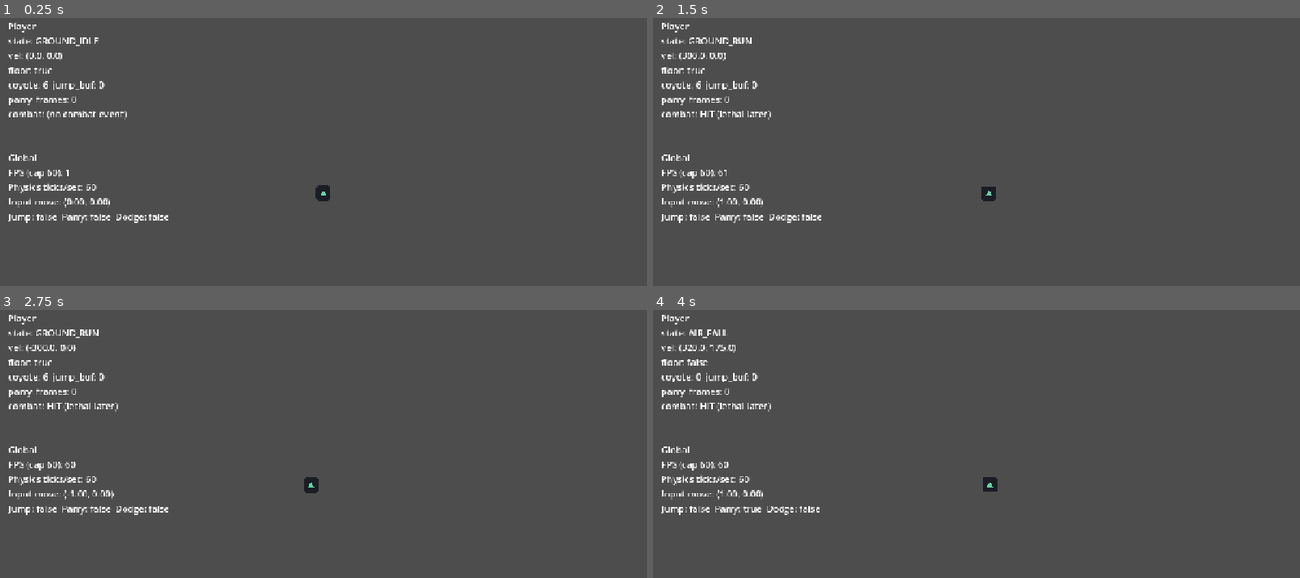
Above: before the commit, frames 1-4 (two rows, left to right).
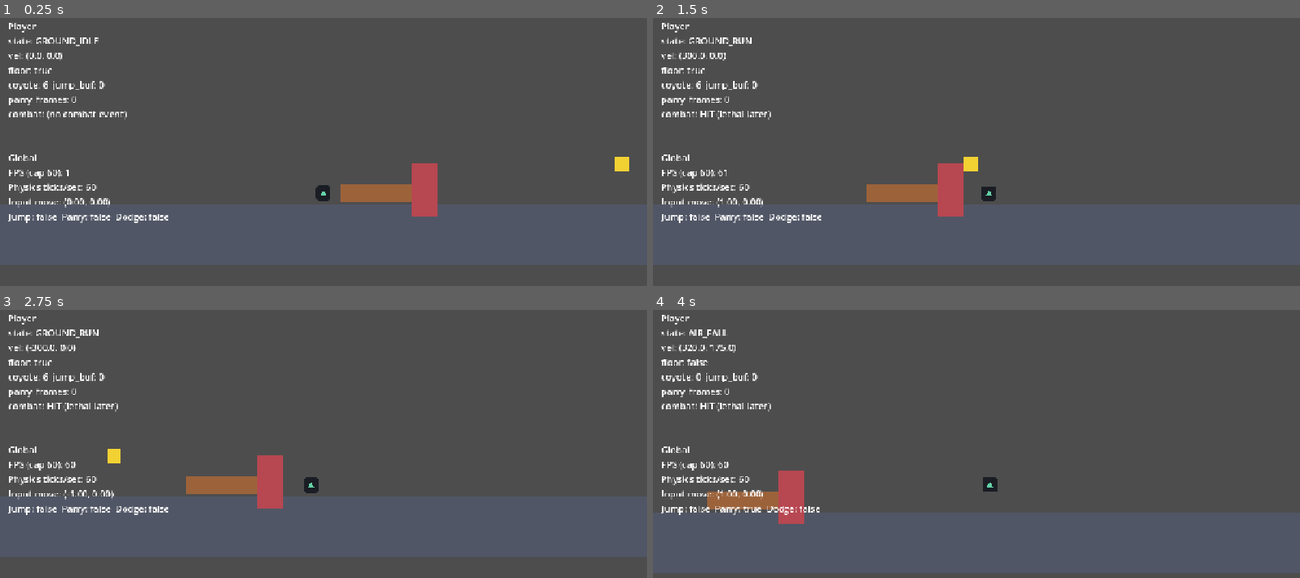
Above: after the commit, the same moments.

Repository: omarelsahy/FTWSA
Game: Godot game, scene res://scenes/main.tscn
Same seed, same stepped clock (60 frames per second), same inputs: the game is played once before the commit and once after it.
Inputs (mouse positions are in pixels of both pictures, inside the frame that each line leads up to):
- Up to frame 1 (0.25 s): no input
- Up to frame 2 (1.5 s): move the mouse to (1118, 176) at 0.52 s; hold Shift (dodge) 0.53-1.28 s; hold D (move_right) from 0.53 s (still down); click (1118, 176) at 0.67 s; tap Space (jump) at 0.77 s; move the mouse to (847, 210) at 1.27 s; tap E (parry) at 1.35 s
- Up to frame 3 (2.75 s): tap Space (jump) at 1.52 s; move the mouse to (388, 406) at 2.02 s; release D (move_right) at 2.03 s; hold A (move_left) from 2.03 s (still down); tap Z at 2.1 s
- Up to frame 4 (4 s): move the mouse to (944, 556) at 2.77 s; release A (move_left) at 2.78 s; hold D (move_right) from 2.78 s (still down); tap Shift (dodge) at 2.85 s; click (944, 556) at 2.92 s; tap Space (jump) at 3.02, 3.77 s; move the mouse to (1170, 540) at 3.52 s; hold E (parry) from 3.53 s (still down)

The runs differ from the first frame. In frame 1, 24% of the frame differs, in the area x 0-100%, y 51-93%; in frame 2, 24%; in frame 3, 24%; in frame 4, 24%, in the area x 0-100%, y 59-99%.

Commit message:
Greybox visuals: Polygon2D for floor, melee dummy, swing, and projectile
Made-with: Cursor

Diff:
--- a/scenes/enemies/melee_test.tscn
+++ b/scenes/enemies/melee_test.tscn
@@ -6,6 +6,12 @@
 size = Vector2(140, 36)
 
 [node name="MeleeTest" type="Node2D"]
+
+[node name="BodyVisual" type="Polygon2D" parent="."]
+z_index = -1
+position = Vector2(0, -6)
+color = Color(0.72, 0.28, 0.32, 1)
+polygon = PackedVector2Array(-26, -52, 26, -52, 26, 52, -26, 52)
 
 [node name="HitSource" type="Area2D" parent="."]
 position = Vector2(-96, 0)
@@ -19,3 +25,8 @@
 
 [node name="CollisionShape2D" type="CollisionShape2D" parent="HitSource"]
 shape = SubResource("RectangleShape2D_melee")
+
+[node name="SwingVisual" type="Polygon2D" parent="HitSource"]
+z_index = -1
+color = Color(1, 0.5, 0.15, 0.45)
+polygon = PackedVector2Array(-70, -18, 70, -18, 70, 18, -70, 18)
--- a/scenes/enemies/projectile_test.tscn
+++ b/scenes/enemies/projectile_test.tscn
@@ -17,3 +17,8 @@
 
 [node name="CollisionShape2D" type="CollisionShape2D" parent="."]
 shape = SubResource("RectangleShape2D_proj")
+
+[node name="BoltVisual" type="Polygon2D" parent="."]
+z_index = 1
+color = Color(0.95, 0.82, 0.2, 1)
+polygon = PackedVector2Array(-14, -14, 14, -14, 14, 14, -14, 14)
--- a/scenes/main.tscn
+++ b/scenes/main.tscn
@@ -21,6 +21,11 @@
 [node name="CollisionShape2D" type="CollisionShape2D" parent="World/Floor"]
 shape = SubResource("RectangleShape2D_floor")
 
+[node name="FloorVisual" type="Polygon2D" parent="World/Floor"]
+z_index = -2
+color = Color(0.32, 0.34, 0.4, 1)
+polygon = PackedVector2Array(-1200, -60, 1200, -60, 1200, 60, -1200, 60)
+
 [node name="Player" parent="World" instance=ExtResource("2_player")]
 position = Vector2(320, 578)
 
